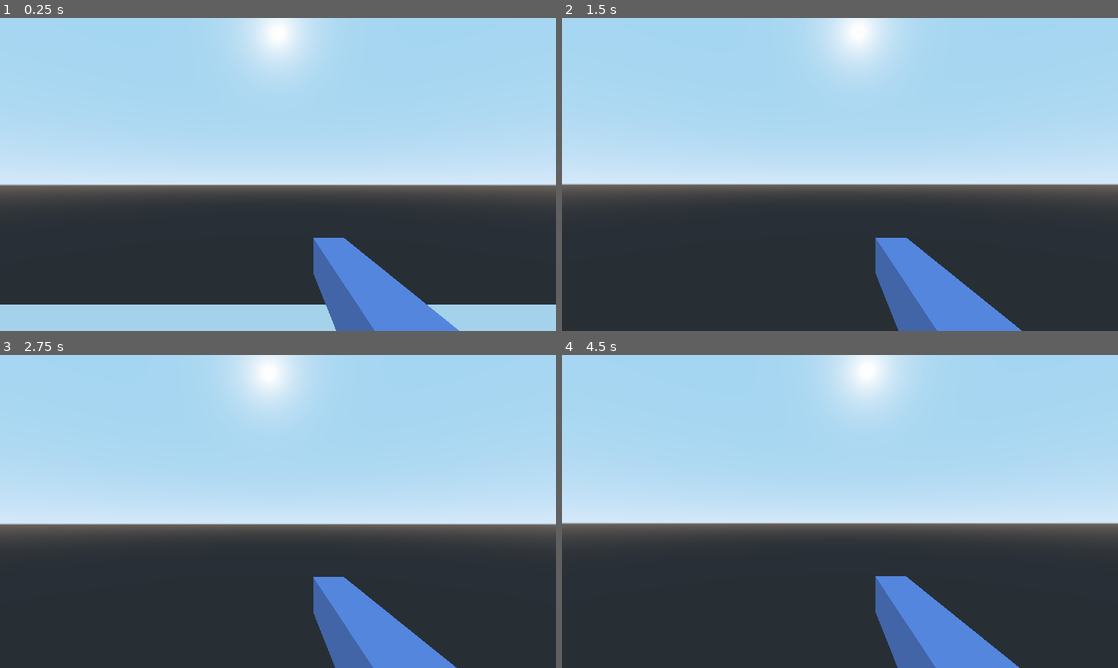
Above: before the commit, frames 1-4 (two rows, left to right).
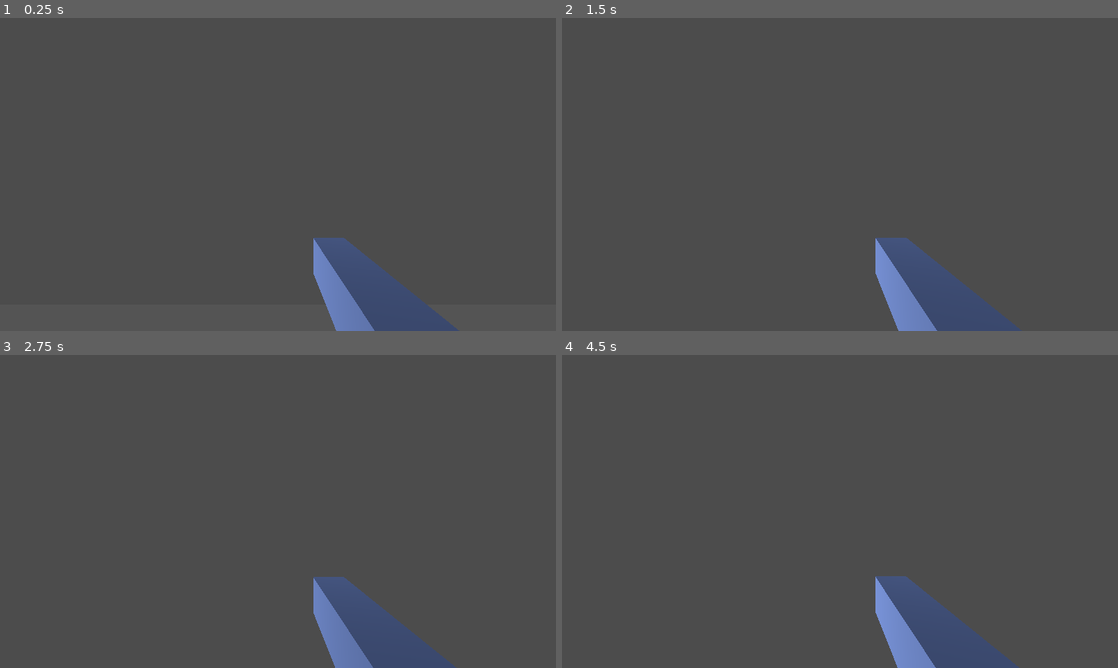
Above: after the commit, the same moments.

Repository: yimmit303/Creepy_Clown_Carnival
Game: Godot game, scene res://Main_Level/Root.tscn
Two runs of this game, one before a commit and one after it. Both use one fixed random seed, a clock stepped at 60 frames per second and the inputs below.
Inputs (mouse positions are in pixels of both pictures, inside the frame that each line leads up to):
- Up to frame 1 (0.25 s): no input
- Up to frame 2 (1.5 s): move the mouse to (867, 174) at 0.52 s; hold W (move_forward) from 0.53 s (still down); tap E (select) at 0.6, 1.35 s; click (867, 174) at 0.67 s; tap Space (move_jump) at 0.77 s; tap Enter at 1.25 s; move the mouse to (812, 174) at 1.27 s
- Up to frame 3 (2.75 s): keep holding W (move_forward); tap Space (move_jump) at 1.52, 2 s; move the mouse to (289, 505) at 2.02 s; tap E (select) at 2.1 s
- Up to frame 4 (4.5 s): keep holding W (move_forward); tap Enter at 2.75, 4.25 s; move the mouse to (834, 517) at 2.77 s; tap E (select) at 2.85, 3.6, 4.35 s; click (834, 517) at 2.92 s; tap Space (move_jump) at 3.02, 3.5, 3.77 s; move the mouse to (878, 514) at 3.52 s; move the mouse to (795, 508) at 4.27 s

The runs differ from the first frame. In frame 1, 94% of the frame differs, in the area x 0-100%, y 0-100%; in frame 2, 94%; in frame 3, 94%; in frame 4, 94%.

Commit message:
coin star
refactored how minigames work to make it more generic + added star to collect coins that deletes itself upon completion

Diff:
--- a/Main_Level/Root.tscn
+++ b/Main_Level/Root.tscn
@@ -6,34 +6,44 @@
 [ext_resource path="res://Main_Level/Scripts/MinigameInteract.gd" type="Script" id=4]
 [ext_resource path="res://Main_Level/Scripts/PlayerHandInteract.gd" type="Script" id=5]
 [ext_resource path="res://Main_Level/Materials/PostProcessing.tres" type="Material" id=6]
+[ext_resource path="res://Main_Level/TwinkleEffect.gd" type="Script" id=7]
+[ext_resource path="res://Main_Level/Materials/StarTwinkleMask.png" type="Texture" id=8]
+[ext_resource path="res://Main_Level/Scripts/MinigameClass.gd" type="Script" id=9]
 
-[sub_resource type="CapsuleMesh" id=3]
+[sub_resource type="CapsuleMesh" id=1]
 
-[sub_resource type="SpatialMaterial" id=4]
+[sub_resource type="SpatialMaterial" id=2]
 albedo_color = Color( 0.521569, 0.639216, 0.941176, 1 )
 
-[sub_resource type="CapsuleShape" id=5]
+[sub_resource type="CapsuleShape" id=3]
+
+[sub_resource type="BoxShape" id=4]
+
+[sub_resource type="CubeMesh" id=5]
 
 [sub_resource type="BoxShape" id=6]
 
 [sub_resource type="CubeMesh" id=7]
+size = Vector3( 10, 2, 5 )
 
 [sub_resource type="BoxShape" id=8]
 
 [sub_resource type="CubeMesh" id=9]
-size = Vector3( 10, 2, 5 )
 
-[sub_resource type="BoxShape" id=10]
+[sub_resource type="SpatialMaterial" id=10]
+albedo_color = Color( 0.431373, 0.396078, 0.396078, 1 )
 
 [sub_resource type="CubeMesh" id=11]
 
 [sub_resource type="SpatialMaterial" id=12]
-albedo_color = Color( 0.431373, 0.396078, 0.396078, 1 )
+albedo_color = Color( 0.94902, 0.498039, 0.933333, 1 )
 
-[sub_resource type="CubeMesh" id=13]
+[sub_resource type="BoxShape" id=13]
 
-[sub_resource type="SpatialMaterial" id=14]
-albedo_color = Color( 0.94902, 0.498039, 0.933333, 1 )
+[sub_resource type="Environment" id=14]
+glow_enabled = true
+glow_intensity = 4.83
+glow_strength = 1.49
 
 [node name="Root" type="Spatial"]
 
@@ -69,19 +79,19 @@
 
 [node name="PlayerCollider" type="CollisionShape" parent="Player"]
 transform = Transform( 1, 0, 0, 0, 1.46734, 0, 0, 0, 0.761072, 0, 4.76837e-07, 0 )
-shape = SubResource( 5 )
+shape = SubResource( 3 )
 
 [node name="HandCollider" type="Area" parent="Player"]
 script = ExtResource( 5 )
 
 [node name="PlayerHandCollisionShape" type="CollisionShape" parent="Player/HandCollider"]
 transform = Transform( 0.224366, 0, -7.97108e-16, 0, 0.144239, 0, 0, 0, 1.09984, 0.701507, 0.756, -2.24504 )
-shape = SubResource( 6 )
+shape = SubResource( 4 )
 
 [node name="PlayerHand" type="MeshInstance" parent="Player/HandCollider/PlayerHandCollisionShape"]
 transform = Transform( -1.93536e-07, 0, 0.951432, 0, 0.985607, 0, -0.90322, 0, -8.48397e-09, 0, 0, 0.0990505 )
-mesh = SubResource( 7 )
-material/0 = SubResource( 4 )
+mesh = SubResource( 5 )
+material/0 = SubResource( 2 )
 
 [node name="Floor" type="Spatial" parent="."]
 
@@ -90,34 +100,35 @@
 
 [node name="FloorCollisionShape" type="CollisionShape" parent="Floor/FloorStaticBody"]
 transform = Transform( 5.19899, 0, 0, 0, 1.35719, 0, 0, 0, 2.49157, 0, 0, 0 )
-shape = SubResource( 8 )
+shape = SubResource( 6 )
 
 [node name="FloorMesh" type="MeshInstance" parent="Floor"]
 transform = Transform( -4.97472, 0, 0, 0, -0.269253, 0, 0, 0, -4.97472, 0, 0, 0 )
-mesh = SubResource( 9 )
+mesh = SubResource( 7 )
 material/0 = null
 
 [node name="ArcadeMachine" type="Spatial" parent="."]
 transform = Transform( 1.07131, 0, 0, 0, 2.34892, 0, 0, 0, 1.61112, 20.2124, 2.91298, 0 )
+script = ExtResource( 4 )
 
 [node name="ArcadeRigidBody" type="RigidBody" parent="ArcadeMachine"]
 mass = 10128.8
 gravity_scale = 51.14
-script = ExtResource( 4 )
+script = ExtResource( 9 )
 
 [node name="ArcadeCollisionShape" type="CollisionShape" parent="ArcadeMachine/ArcadeRigidBody"]
 transform = Transform( 0.96838, 0, 0, 0, 1, 0, 0, 0, 1, 0, 0, 0 )
-shape = SubResource( 10 )
+shape = SubResource( 8 )
 
 [node name="ArcadeBody" type="MeshInstance" parent="ArcadeMachine/ArcadeRigidBody"]
 transform = Transform( 1, 0, 0, 0, 1, 0, 0, 0, 1, 0.0179043, -8.34465e-07, 0.0155317 )
-mesh = SubResource( 11 )
-material/0 = SubResource( 12 )
+mesh = SubResource( 9 )
+material/0 = SubResource( 10 )
 
 [node name="ArcadeScreen" type="MeshInstance" parent="ArcadeMachine/ArcadeRigidBody"]
 transform = Transform( 0.119984, 0.175405, 0, -0.0085303, 0.513213, 0, 0, 0, 0.548143, -1.13963, 0.326374, 0.146804 )
-mesh = SubResource( 13 )
-material/0 = SubResource( 14 )
+mesh = SubResource( 11 )
+material/0 = SubResource( 12 )
 
 [node name="CameraSnapLocation" type="Spatial" parent="ArcadeMachine/ArcadeRigidBody/ArcadeScreen"]
 transform = Transform( -7.97445e-08, 0, -8.13785, 0, 3.36933, 0, 1.82434, 0, -3.55717e-07, -10, 0, 0 )
@@ -137,3 +148,37 @@
 transparent_bg = true
 handle_input_locally = false
 render_target_update_mode = 0
+
+[node name="TwinkleEffect" type="Spatial" parent="."]
+transform = Transform( 1, 0, 0, 0, 1, 0, 0, 0, 1, 15.6348, -2.3165, 3.46841 )
+script = ExtResource( 7 )
+
+[node name="CoinGameArea" type="Area" parent="TwinkleEffect"]
+transform = Transform( 1, 0, 0, 0, 1, 0, 0, 0, 1, 1.66186, 4.43564, 0.776814 )
+script = ExtResource( 9 )
+runOnce = true
+
+[node name="CoinGameDetection" type="CollisionShape" parent="TwinkleEffect/CoinGameArea"]
+transform = Transform( 1.64099, 0, 0, 0, 1.64099, 0, 0, 0, 1.64099, 0, 0, 0 )
+shape = SubResource( 13 )
+
+[node name="OmniLight" type="OmniLight" parent="TwinkleEffect"]
+transform = Transform( 1, 0, 0, 0, 1, 0, 0, 0, 1, 1.66186, 4.43564, 0.776814 )
+
+[node name="StarShape1" type="Sprite3D" parent="TwinkleEffect"]
+transform = Transform( 0.101041, 0, 0, 0, 0.101041, 0, 0, 0, 0.101041, 1.66186, 4.43564, 0.776814 )
+cast_shadow = 2
+generate_lightmap = false
+texture = ExtResource( 8 )
+
+[node name="StarShape2" type="Sprite3D" parent="TwinkleEffect"]
+transform = Transform( -4.37114e-09, 0, 0.1, 0, 0.1, 0, -0.1, 0, -4.37114e-09, 1.66186, 4.43564, 0.776814 )
+cast_shadow = 2
+generate_lightmap = false
+texture = ExtResource( 8 )
+
+[node name="WorldEnvironment" type="WorldEnvironment" parent="."]
+environment = SubResource( 14 )
+
+[node name="DirectionalLight" type="DirectionalLight" parent="."]
+transform = Transform( 0.665367, -0.670692, -0.327809, 0.728132, 0.679916, 0.0868217, 0.164652, -0.296457, 0.940746, -31.0564, 16.3325, -7.69125 )
--- /dev/null
+++ b/Main_Level/Scripts/MinigameClass.gd
@@ -0,0 +1,35 @@
+extends Node
+
+var cameraZoom
+var running = false
+var player
+export var runOnce = false
+
+func startGame():
+	#this will start the game
+	running = true
+	print("starting game now!")
+
+	#wait
+	var t = Timer.new()
+	t.set_wait_time(4)
+	t.set_one_shot(true)
+	self.add_child(t)
+	t.start()
+	yield(t, "timeout")
+	t.queue_free()
+	#done waiting
+
+	finishGame()
+
+func finishGame():
+	running = false
+	print("finished game: ", player)
+	player.stop_mini_game()
+
+	if(runOnce):
+		#destroys this things parent!
+		get_node("../").queue_free()
+
+func _ready():
+	cameraZoom = self
--- a/Main_Level/Scripts/MinigameInteract.gd
+++ b/Main_Level/Scripts/MinigameInteract.gd
@@ -1,50 +1,26 @@
-extends RigidBody
+extends Spatial
 
 var player
 var hand
+var rigidBoy
 
-var screen
 var normalDistanceFromScreen = 15
-var running = false
-
-func startGame():
-	#this will start the game
-	running = true
-	print("starting game now!")
-
-	#wait
-	var t = Timer.new()
-	t.set_wait_time(6)
-	t.set_one_shot(true)
-	self.add_child(t)
-	t.start()
-	yield(t, "timeout")
-	t.queue_free()
-	#done waiting
-
-	finishGame()
-
-func finishGame():
-	running = false
-	print(player)
-	player.stop_mini_game()
 
 # Called when the node enters the scene tree for the first time.
 func _ready():
 	#player = $Player
 
-	player = get_node("../../Player")
-	hand = get_node("../../Player/HandCollider")
-	#print(player)
+	player = get_node("../Player")
+	hand = get_node("../Player/HandCollider")
+	#print("player: ", player)
 
-	screen = $ArcadeScreen/CameraSnapLocation #this must be oriented so that it faces the screen
+	rigidBoy = $ArcadeRigidBody
+
+	rigidBoy.cameraZoom = $ArcadeRigidBody/ArcadeScreen/CameraSnapLocation #this must be oriented so that it faces the screen
 
 	var physicalScreen = $ArcadeScreen
-	#var forward = Vector3.ZERO
-	#forward = physicalScreen.get_global_transform().basis.y
-	#screen.transform.origin += normalDistanceFromScreen * forward
+	rigidBoy.cameraZoom.transform.origin.x = -normalDistanceFromScreen
+	rigidBoy.player = player
 
-	screen.transform.origin.x = -normalDistanceFromScreen
-
-	set_contact_monitor(true)
-	set_max_contacts_reported(5)
+	rigidBoy.set_contact_monitor(true)
+	rigidBoy.set_max_contacts_reported(5)
--- a/Main_Level/Scripts/Player.gd
+++ b/Main_Level/Scripts/Player.gd
@@ -41,7 +41,7 @@
 		#print("cinematic_camera.current: ", cinematic_camera.current, " :: main_camera.current: ", main_camera.current)
 		cinematic_camera.transform.origin -= - 2*Vector3.UP #puts camera behind and above player slightly (looks cooler)
 
-		cinematic_camera.set_target_path(currentMachine.screen.get_path())
+		cinematic_camera.set_target_path(currentMachine.cameraZoom.get_path())
 		cinematic_camera.enabled = true
 		cinematic_camera_ready = false
 
--- /dev/null
+++ b/Main_Level/TwinkleEffect.gd
@@ -0,0 +1,40 @@
+extends Spatial
+
+var maxSize = 3.5
+var minSize = 0.2
+
+var emissionStrengthMax = 100
+var emissionStrengthMin = 1
+
+var sprites = []
+var time = 0
+var rng
+
+var contactArea
+
+# Called when the node enters the scene tree for the first time.
+func _ready():
+	rng = RandomNumberGenerator.new()
+	for i in range(0, get_child_count()):
+		var child = get_child(i)
+		if(child.get_class() == "Sprite3D"):
+			sprites.append(child)
+			print(child.name)
+			var newScale = (maxSize-minSize) * (rng.randi() % 1 + 0.1)
+			child.scale = Vector3(newScale,newScale,newScale)
+
+	contactArea = $CoinGameArea
+	contactArea.set_monitorable(true)
+	contactArea.set_monitoring(true)
+
+	contactArea.player = get_node("../Player")
+
+
+func _process(delta):
+	for i in range(0, sprites.size()):
+		var star = sprites[i]
+
+		var newScale = (sin(time) - minSize)
+		star.scale = Vector3(newScale,newScale,newScale)
+
+		time += delta
Binary file added: Main_Level/Materials/StarTwinkleMask.png
Not shown, added: Main_Level/Materials/StarTwinkleMask.png.import
Not shown: 2 places in Main_Level/Root.tscn that only renumber resources
